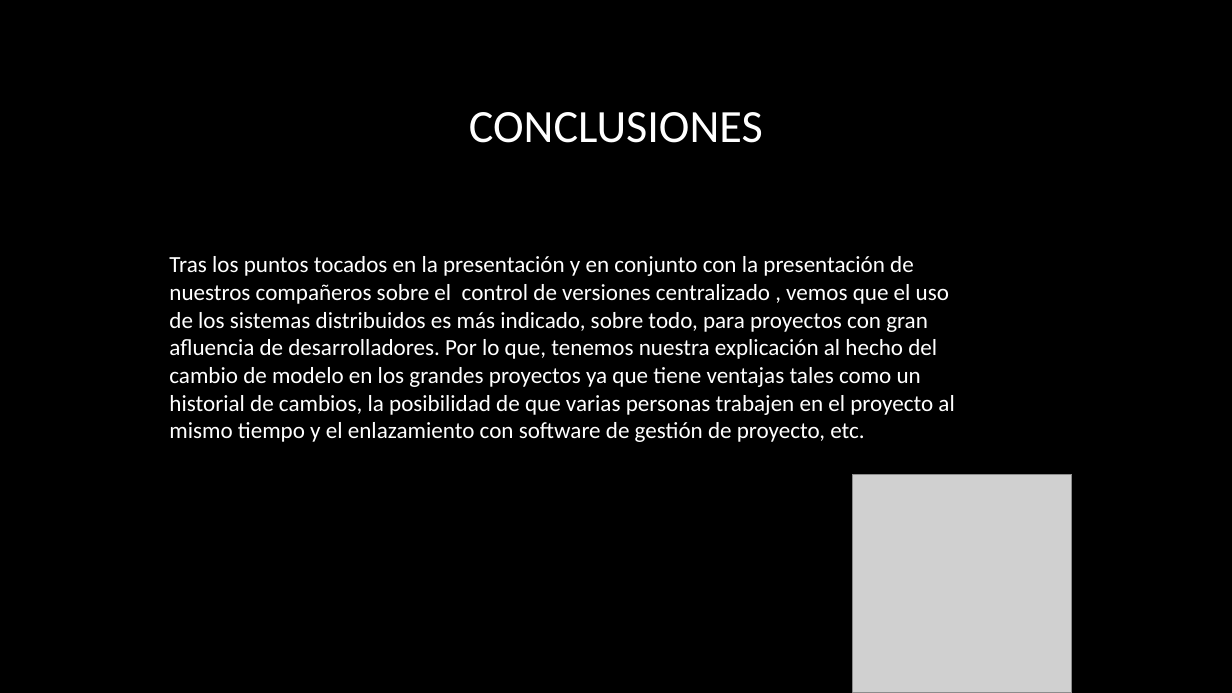
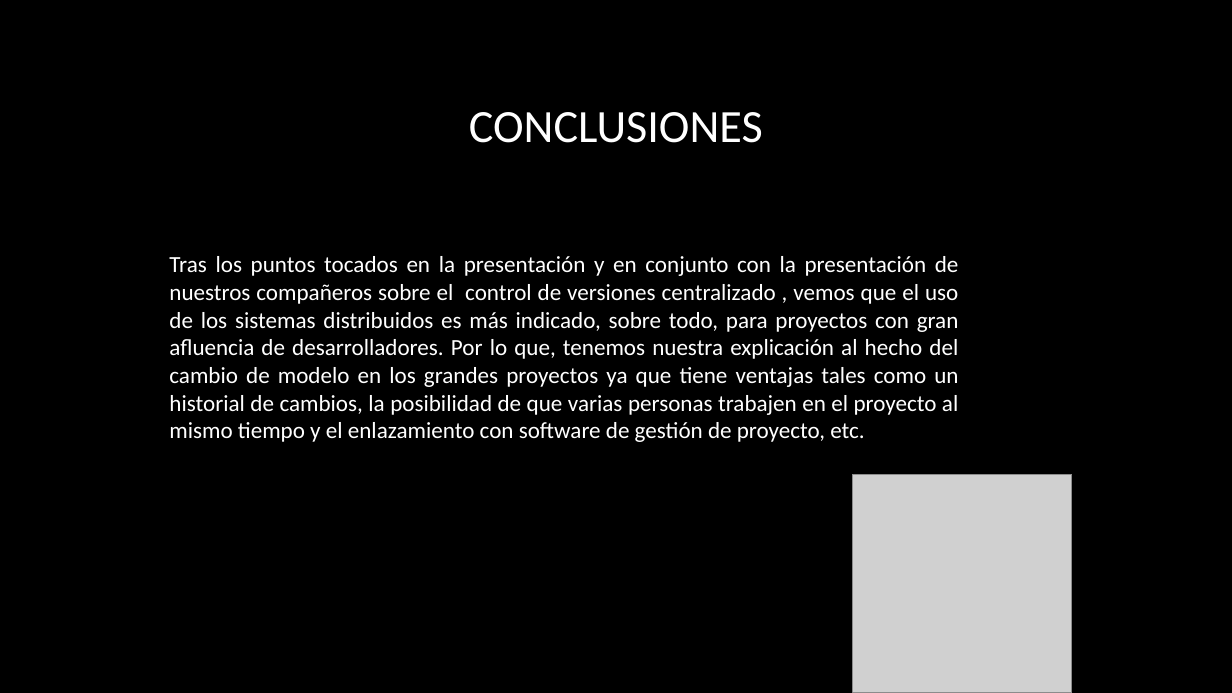
Before and after one commit to Leonelgtzl/Exposicion-FRONT-END, a slide deck: slide 10 of EXPO-FS1A-TEMA1-NF.pptx. Drawn at 1232x693 pixels with LibreOffice and Linux fonts; fonts in the diff are those of the drawing; grey boxes stand for pictures; background and template pictures are left out. Boxes give left, top, right and bottom in pixels: in the first picture for what was removed or moved away, otherwise in the second. Text is boxed around its words. In the diff, an @@ line names an element or a change of style, - is before the commit and + after.

```diff
--- a/EXPO-FS1A-TEMA1-NF.pptx
+++ b/EXPO-FS1A-TEMA1-NF.pptx
@@ text "Tras los puntos tocados en ..." at bbox=[169, 256, 959, 442]: alignment left to justified @@
```
Also in this commit, not shown: 1 other slide changed.
